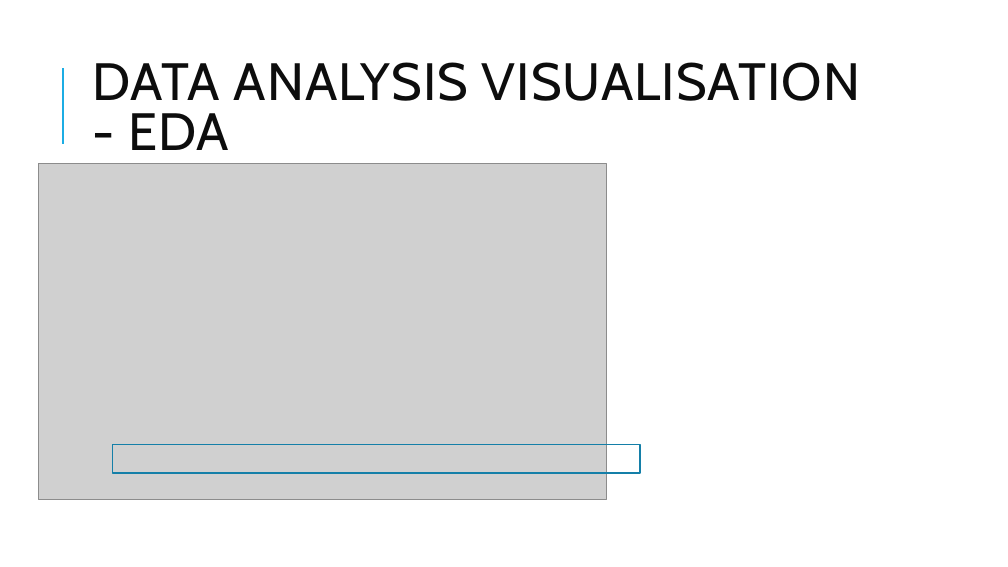
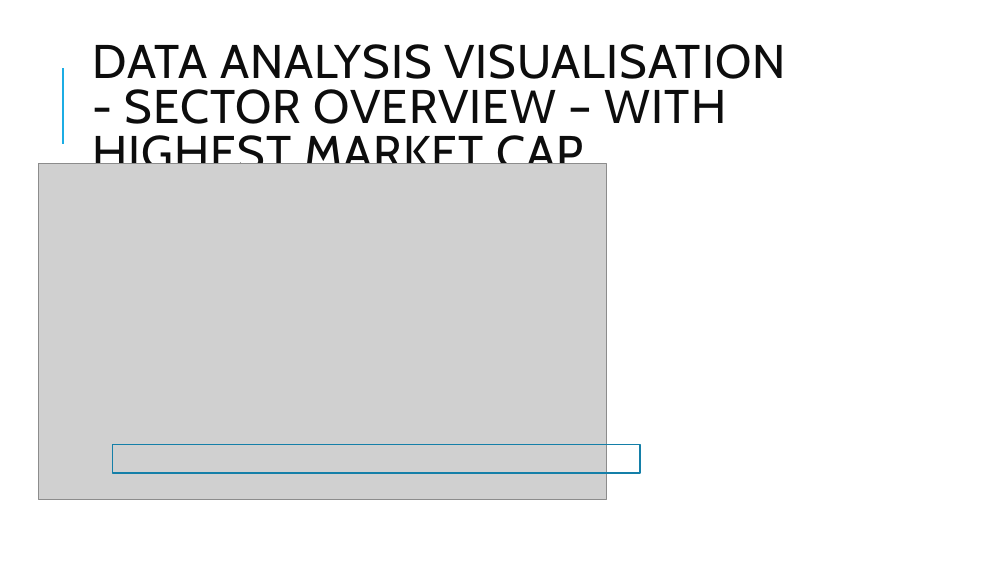
Before and after one commit to jerielwong/dsiPROJECTS, a slide deck: slide 6 of project capstone/Seeking Valuation in US listed companies.pptx (slide 7 before the commit). Drawn at 1008x567 pixels with LibreOffice and Linux fonts; fonts in the diff are those of the drawing; grey boxes stand for pictures. Boxes give left, top, right and bottom in pixels: in the first picture for what was removed or moved away, otherwise in the second. Text is boxed around its words. In the diff, an @@ line names an element or a change of style, - is before the commit and + after.

```diff
--- a/project capstone/Seeking Valuation in US listed companies.pptx
+++ b/project capstone/Seeking Valuation in US listed companies.pptx
@@ title at box(92, 44, 785, 164): text changed; size 50 to 45 pt @@
-DATA ANALYSIS VISUALISATION - EDA
+DATA ANALYSIS VISUALISATION
+- SECTOR OVERVIEW – WITH HIGHEST MARKET CAP
```
Also in this commit, not shown: 12 other slides changed, 1 slide removed, 2 other files.
